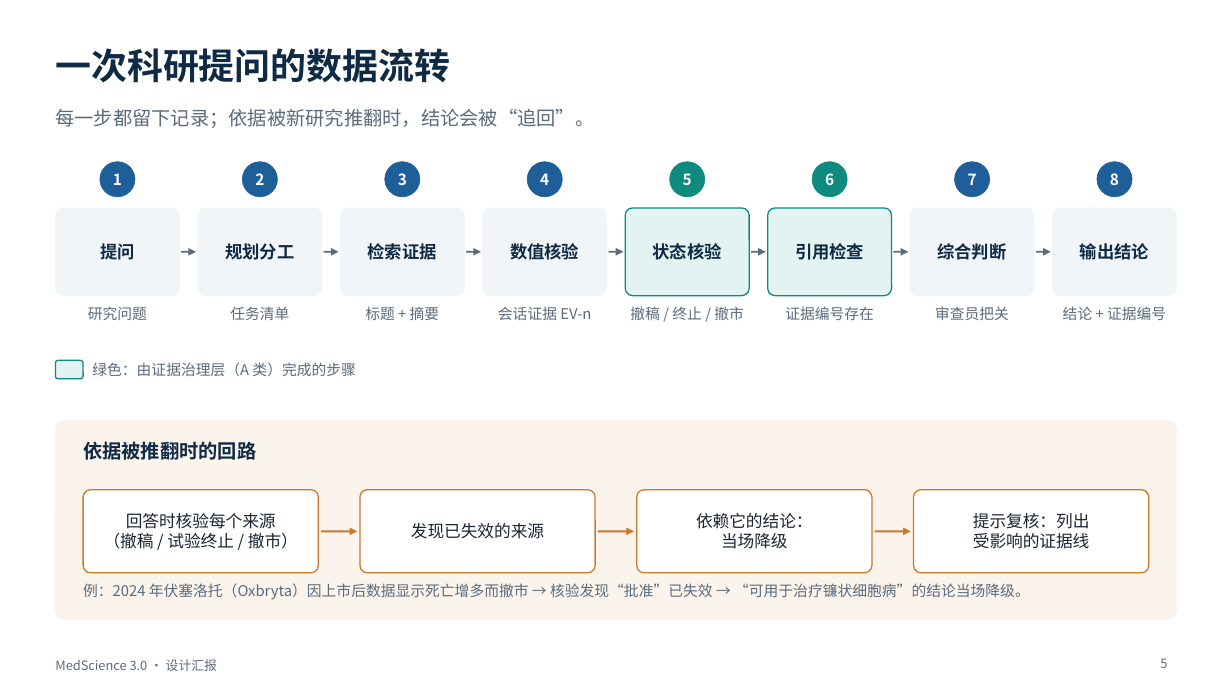
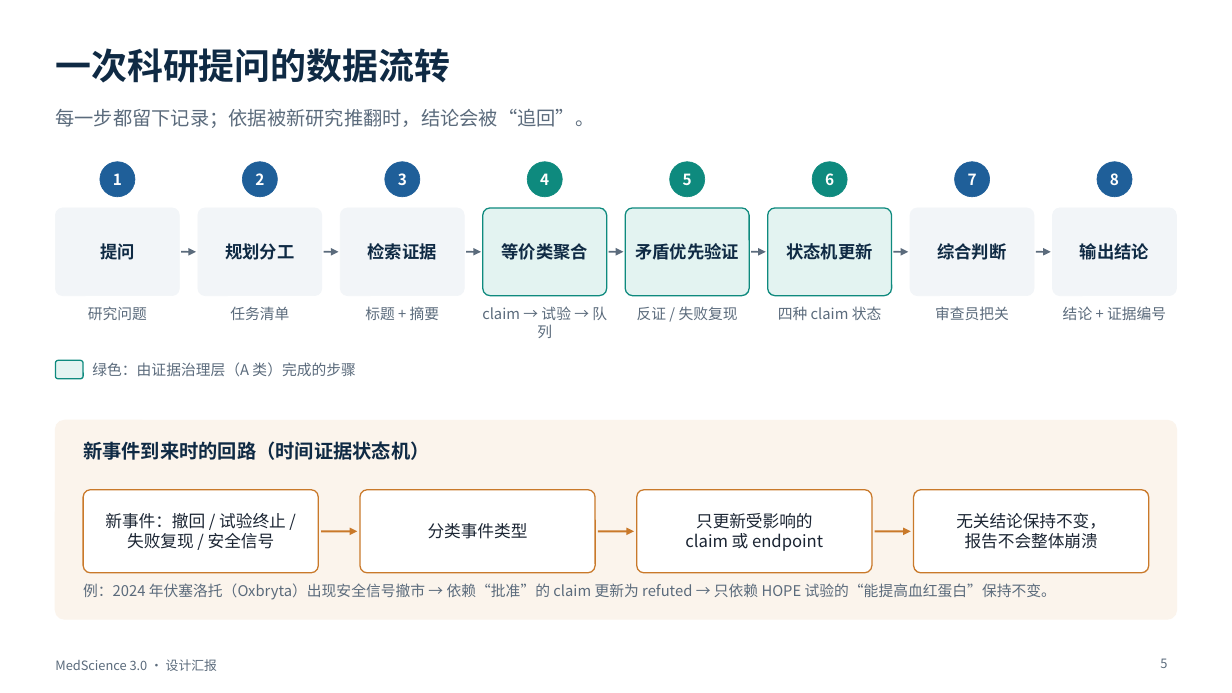
Before and after one commit to BenjaminDuo/MedScience, a slide deck: slide 5 of docs/presentation/MedScience-3.0-设计汇报.pptx. Drawn at 1232x693 pixels with LibreOffice and Linux fonts; fonts in the diff are those of the drawing. Boxes give left, top, right and bottom in pixels: in the first picture for what was removed or moved away, otherwise in the second. Text is boxed around its words. In the diff, an @@ line names an element or a change of style, - is before the commit and + after.

```diff
--- a/docs/presentation/MedScience-3.0-设计汇报.pptx
+++ b/docs/presentation/MedScience-3.0-设计汇报.pptx
@@ ellipse "4" at box(528, 162, 563, 197): fill #1F5F99 to #0E8A7E; outline #1F5F99 0.5 pt to #0E8A7E 0.5 pt @@
@@ rounded rectangle "等价类聚合" at box(482, 208, 606, 296): fill #F2F5F8 to #E3F3F1; outline #F2F5F8 0.5 pt to #0E8A7E 1 pt @@
@@ text in rounded rectangle at box(502, 243, 588, 260): text changed @@
-数值核验
+等价类聚合
@@ text in rounded rectangle at box(635, 243, 738, 260): text changed @@
-状态核验
+矛盾优先验证
@@ text in rounded rectangle at box(786, 243, 872, 260): text changed @@
-引用检查
+状态机更新
@@ text at box(482, 306, 607, 338): text changed @@
-会话证据 EV-n
+claim → 试验 → 队列
@@ text at box(637, 306, 738, 320): text changed @@
-撤稿 / 终止 / 撤市
+反证 / 失败复现
@@ text at box(778, 306, 882, 320): text changed @@
-证据编号存在
+四种 claim 状态
@@ text at box(83, 441, 429, 460): text changed @@
-依据被推翻时的回路
+新事件到来时的回路（时间证据状态机）
@@ text in rounded rectangle at box(105, 513, 286, 549): text changed @@
-回答时核验每个来源
-（撤稿 / 试验终止 / 撤市）
+新事件：撤回 / 试验终止 /
+失败复现 / 安全信号
@@ text in rounded rectangle at box(428, 523, 528, 539): text changed @@
-发现已失效的来源
+分类事件类型
@@ text in rounded rectangle at box(685, 513, 823, 551): text changed @@
-依赖它的结论：
-当场降级
+只更新受影响的
+claim 或 endpoint
@@ text in rounded rectangle at box(956, 513, 1106, 549): text changed @@
-提示复核：列出
-受影响的证据线
+无关结论保持不变，
+报告不会整体崩溃
@@ text at box(83, 583, 1056, 600): text changed @@
-例：2024 年伏塞洛托（Oxbryta）因上市后数据显示死亡增多而撤市 → 核验发现“批准”已失效 → “可用于治疗镰状细胞病”的结论当场降级。
+例：2024 年伏塞洛托（Oxbryta）出现安全信号撤市 → 依赖“批准”的 claim 更新为 refuted → 只依赖 HOPE 试验的“能提高血红蛋白”保持不变。
```
Also in this commit, not shown: 5 other slides changed, 4 slides added, 2 slides removed, 2 other files.
